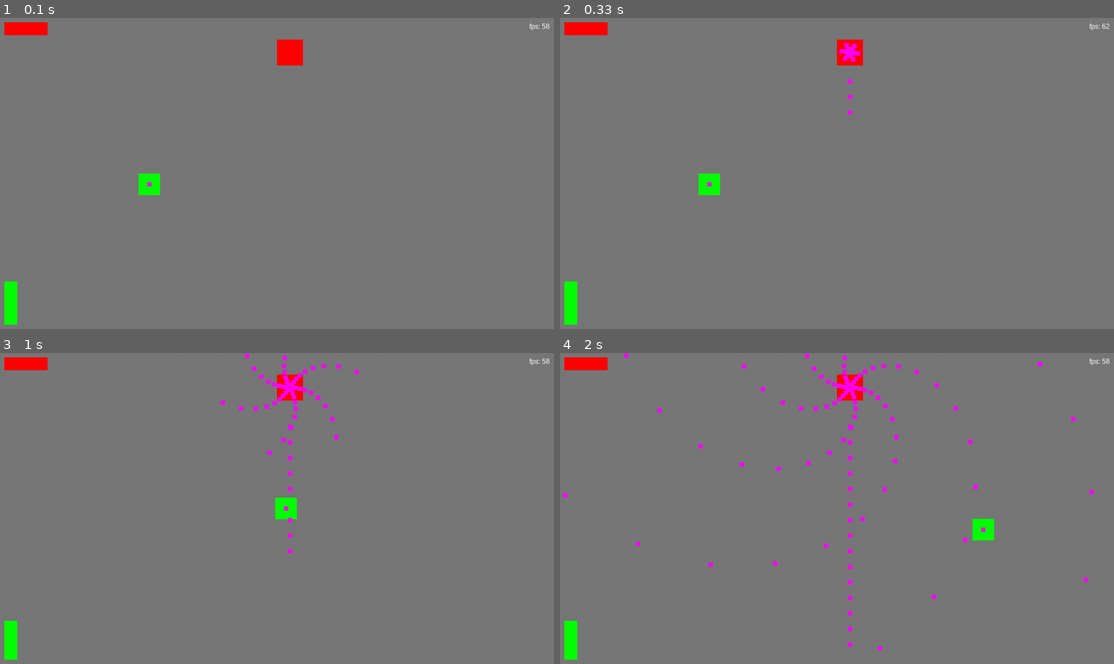
Above: before the commit, frames 1-4 (two rows, left to right).
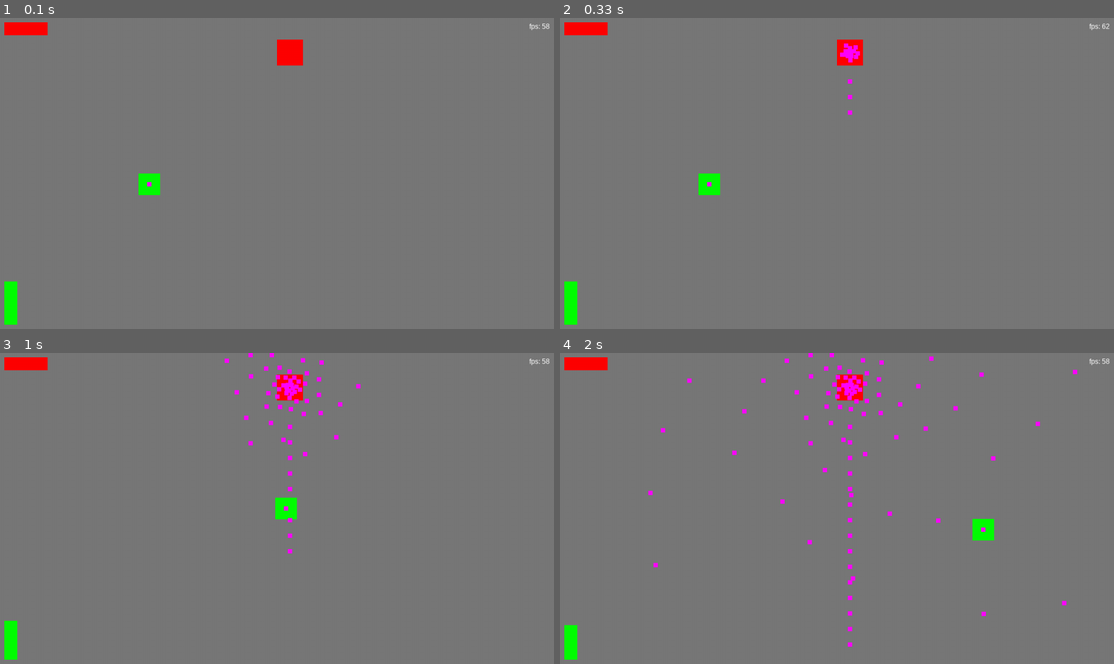
Above: after the commit, the same moments.

Repository: NemoDacremont/bulletHell
Game: pygame game, started from src/main.py
The game is run twice, just before and just after one commit, with the same random seed, the same clock (stepped at 60 frames per second) and the same inputs.
Inputs:
- Up to frame 1 (0.1 s): no input
- Up to frame 2 (0.33 s): no input
- Up to frame 3 (1 s): hold D 0.33-0.8 s; hold D from 0.83 s (still down); tap Z at 0.9 s
- Up to frame 4 (2 s): tap Z at 1.2, 1.4, 1.73 s; release D at 1.3 s; hold S 1.33-1.63 s; hold D from 1.67 s (still down)

Frame 1 is identical in both runs. In frame 2, 0.1% of the frame differs, in the area x 50-54%, y 7-15%; in frame 3, 0.8%; in frame 4, 1.5%, in the area x 0-97%, y 0-96%.

Commit message:
dephasage rigolo

Diff:
--- a/src/entites/ennemis/boss/boss1/phases/phase1.py
+++ b/src/entites/ennemis/boss/boss1/phases/phase1.py
@@ -24,6 +24,9 @@
 
 		# Cadence de tir
 		self.timerTir = 1 / Boss1Phase1.CADENCE_DE_TIR
+
+		self.dephasage = 0
+		self.vdephasage = pi / 10
 
 
 	def deplacements(self):
@@ -75,7 +78,7 @@
 			tirX0 = x0 - balleLargeur / 2
 			tirY0 = y0 - balleHauteur / 2
 
-			theta = i * (pi / 3)
+			theta = i * (pi / 3) + self.dephasage
 			v_r = self.fenetre.getHauteur() / 10
 			v_theta = pi
 
@@ -84,6 +87,8 @@
 				theta, v_r, v_theta)
 
 			self.vue.ajouteBalle(balle)
+
+			self.dephasage += self.vdephasage
 
 
 
--- a/src/vues/vue.py
+++ b/src/vues/vue.py
@@ -103,6 +103,9 @@
 		for joueur in self.joueurs:
 			joueur.drawHitbox()
 
-		# Affiche les hps de personnages
+		# Affiche les hps de personnages, idéalement on voudrait juste le joueur et
+		# le boss
 		for personnage in self.personnages:
 			personnage.drawInterface()
+
+		# Affichage des fps parce que j'ai raison
